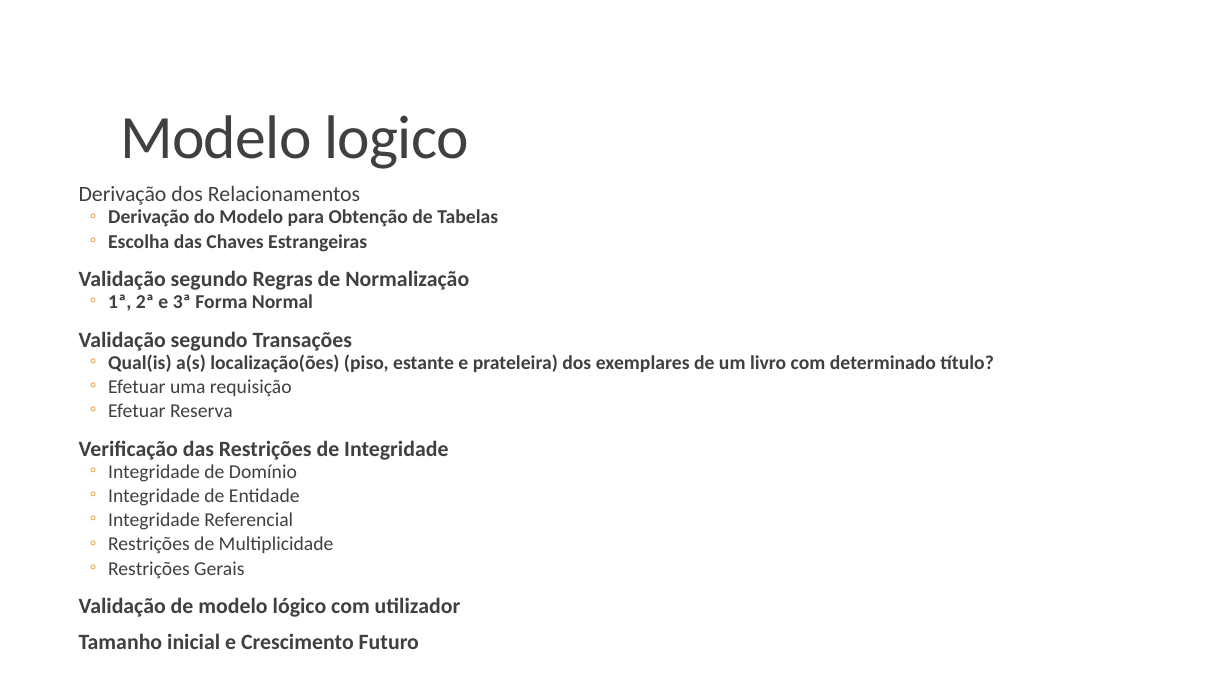
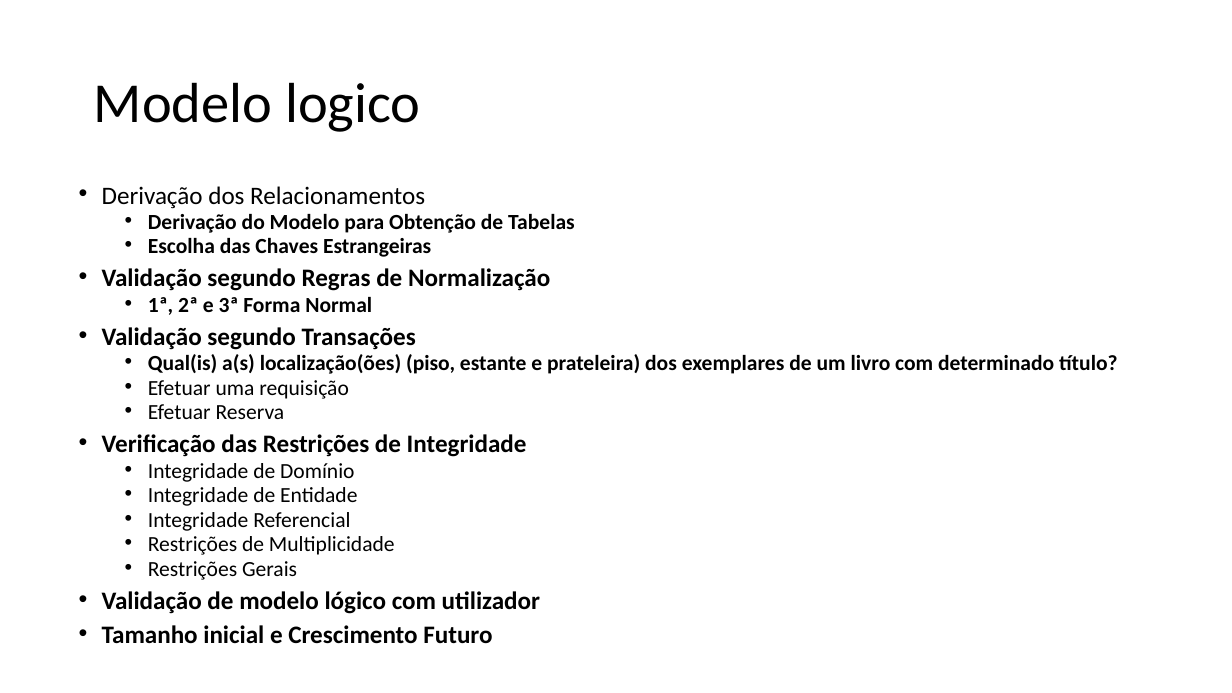
Before and after one commit to b-p3r/BD-1516, a slide deck: slide 21 of begininPP.pptx (slide 11 before the commit). Drawn at 1232x693 pixels with LibreOffice and Linux fonts; fonts in the diff are those of the drawing. Boxes give left, top, right and bottom in pixels: in the first picture for what was removed or moved away, otherwise in the second. Text is boxed around its words. In the diff, an @@ line names an element or a change of style, - is before the commit and + after.

Commit message:
submete modelo conceptual e capa + cenas

```diff
--- a/begininPP.pptx
+++ b/begininPP.pptx
@@ title "Modelo logico": place and size @@
-title "Modelo logico" at bbox=[120, 115, 468, 169]
+title "Modelo logico" at bbox=[94, 82, 420, 132]
@@ title "Modelo logico" at bbox=[94, 82, 420, 132]: size 48 to 44 pt, text colour #404040 to #000000, letter spacing -0.5 to 0 pt; line spacing 0.85 to 0.9; vertical alignment bottom to middle @@
@@ text "Derivação dos Relacionamentos" at bbox=[102, 186, 1118, 644]: size 17 to 19.6 pt in "Derivação dos Relacionamentos", "Validação segundo Regras de Normalização", "Validação segundo Transações", "Verificação das Restrições de Integridade" and 2 more places; text colour #404040 to #000000; size 15.3 to 16.8 pt in "Derivação do Modelo para Obtenção de Tabelas", "Escolha das Chaves Estrangeiras", "1ª, 2ª e 3ª Forma Normal", "Qual(is) a(s) localização(ões) (piso, estante e prateleira) ..." and 7 more places; bullet   to •; less space between paragraphs; bullet ◦ to • @@
```
Also in this commit, not shown: 9 other slides changed, 12 slides added, 2 slides removed.
